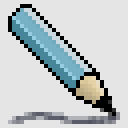
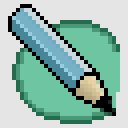
Before/after of a w=128, h=128 layered artwork. What changed in the layer stack:
added layer "Layer 13" above "Layer 12" over [16, 24, 116, 120]
added layer "Layer 12" above "Layer 10" over [12, 20, 120, 124]
added layer "Layer 10" above "Layer 8" over [12, 20, 120, 124]
hid "Layer 8" over [8, 112, 120, 124]
